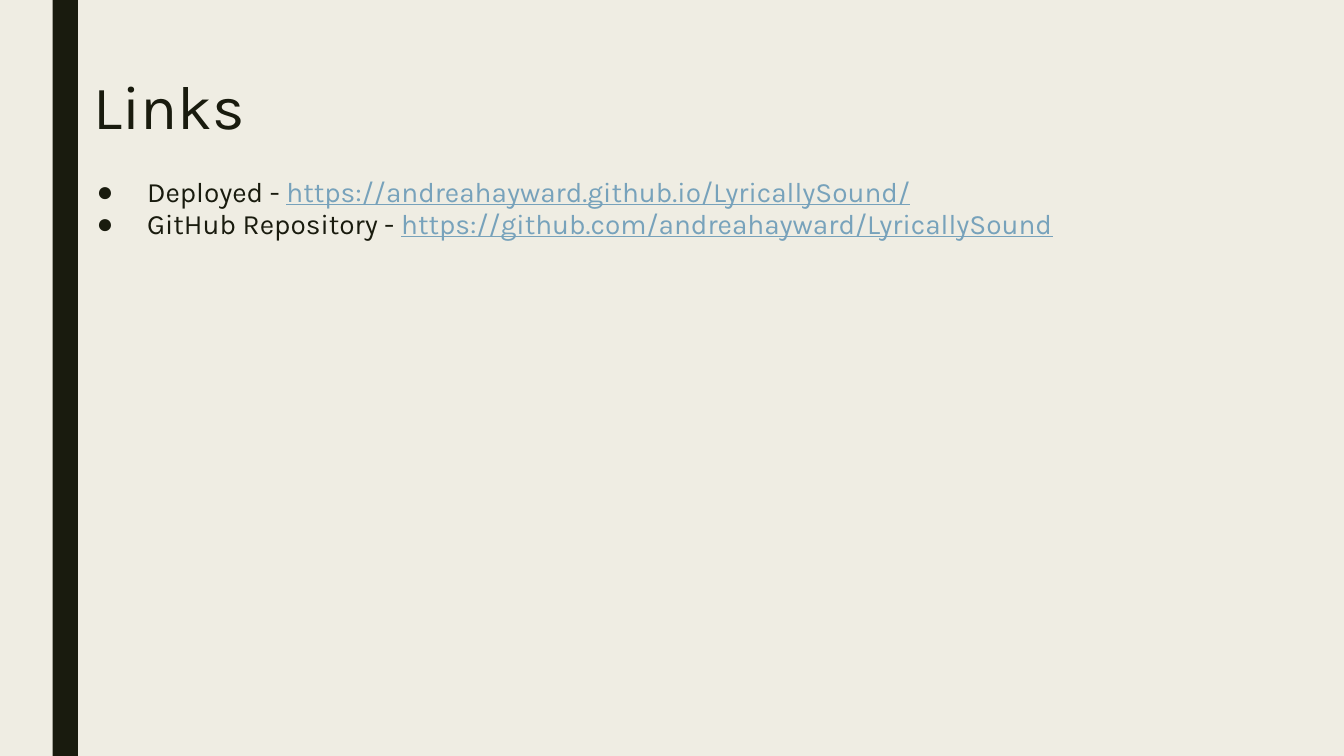
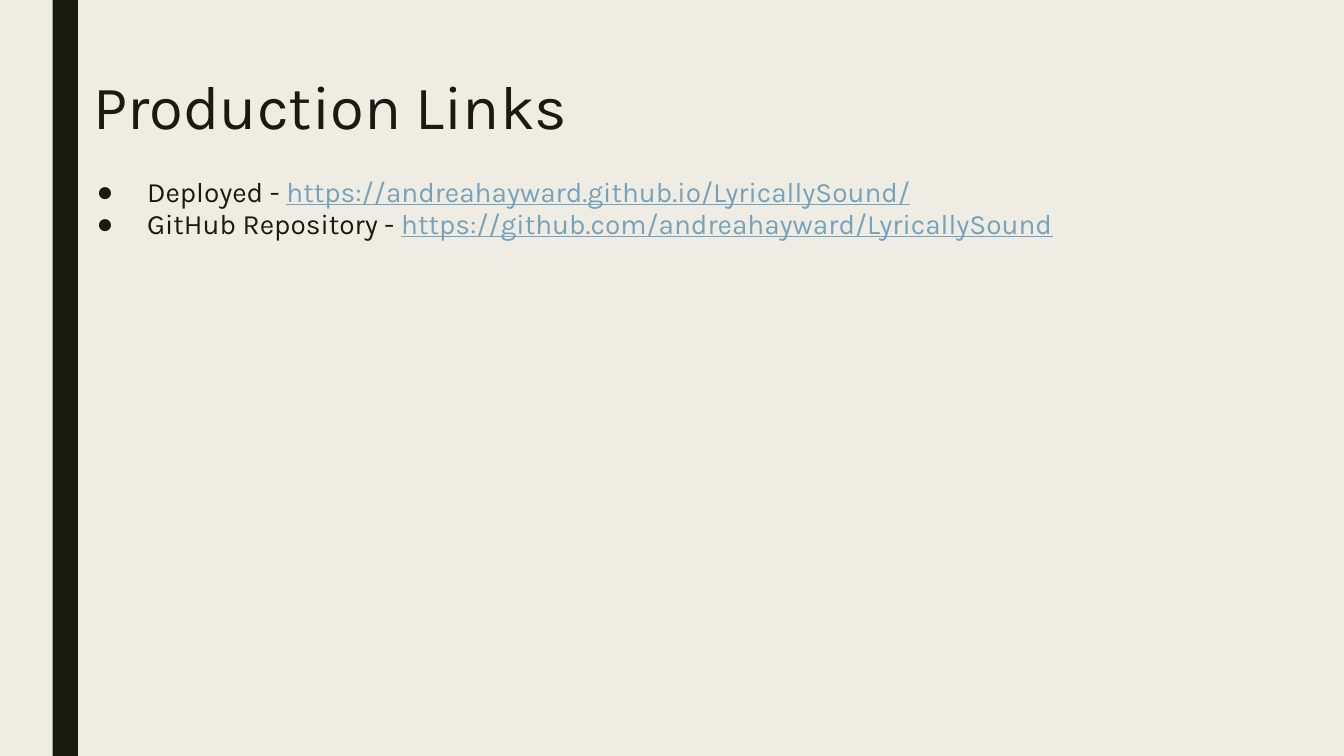
Before and after one commit to andreahayward/LyricallySound, a slide deck: slide 7 of Assets/Project Presentation Template.pptx. Drawn at 1344x756 pixels with LibreOffice and Linux fonts; fonts in the diff are those of the drawing. Boxes give left, top, right and bottom in pixels: in the first picture for what was removed or moved away, otherwise in the second. Text is boxed around its words. In the diff, an @@ line names an element or a change of style, - is before the commit and + after.

```diff
--- a/Assets/Project Presentation Template.pptx
+++ b/Assets/Project Presentation Template.pptx
@@ title at (94, 86, 567, 130): text changed @@
-Links
+Production Links
```
Also in this commit, not shown: 3 other slides changed, 1 slide added, 1 slide removed, 4 other files.
